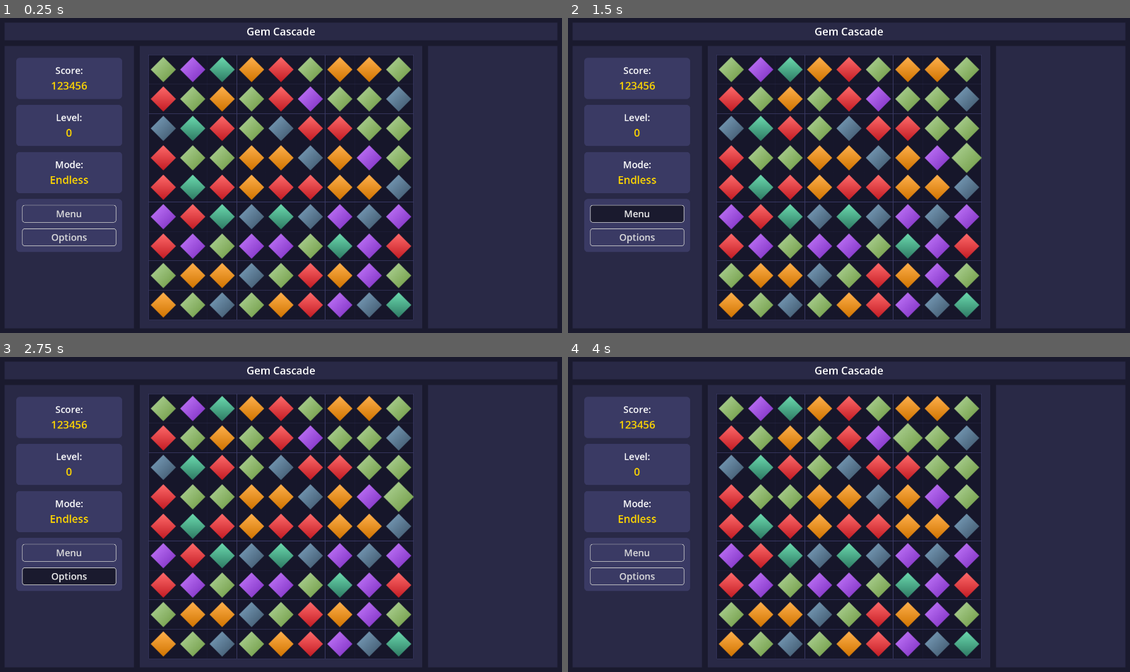
Above: before the commit, frames 1-4 (two rows, left to right).
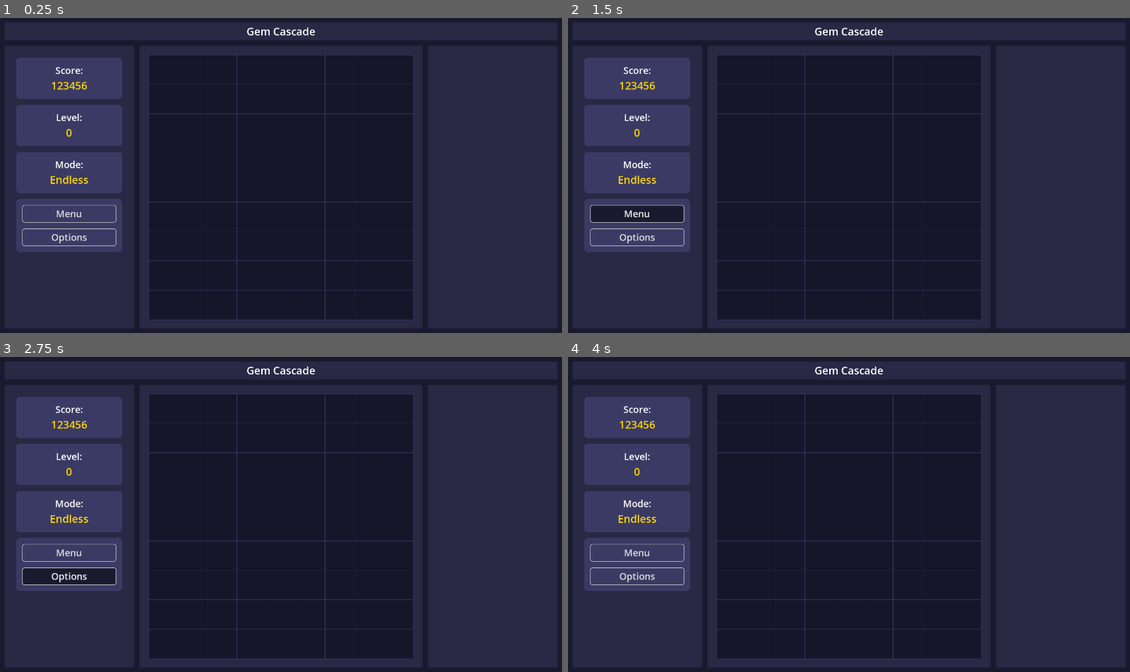
Above: after the commit, the same moments.

Repository: Lorenz-127/GemCascade
Game: Godot game, scene res://scenes/main/Main.tscn
The game is run twice, just before and just after one commit, with the same random seed, the same clock (stepped at 60 frames per second) and the same inputs.
Inputs (mouse positions are in pixels of both pictures, inside the frame that each line leads up to):
- Up to frame 1 (0.25 s): no input
- Up to frame 2 (1.5 s): tap Enter at 0.5 s; move the mouse to (972, 159) at 0.52 s; hold Right mouse button (gem_deselect) 0.53-1.25 s; click (972, 159) at 0.8 s; click "Menu" at 1.25 s
- Up to frame 3 (2.75 s): click "Options" at 2 s
- Up to frame 4 (4 s): tap Space at 2.75 s; move the mouse to (736, 530) at 2.77 s; click (736, 530) at 2.85 s; right-click (736, 530) at 3.05 s; tap Enter at 3.5 s; move the mouse to (905, 445) at 3.52 s; hold Right mouse button (gem_deselect) from 3.53 s (still down); click (905, 445) at 3.8 s

The runs differ from the first frame. In frame 1, 15% of the frame differs, in the area x 26-74%, y 12-96%; in frame 2, 16%; in frame 3, 16%; in frame 4, 16%.

Commit message:
feat: Create basic component scene structure and scripts
- Create GameBoard.tscn as main container scene
- Add nodes for each component (GridManager, GemManager, etc.)
- Create initial script templates for all components
- Implement basic class definitions with class_name
- Set up component initialization pattern
- Add signal declarations for component communication

Diff:
--- /dev/null
+++ b/scenes/game/GameBoard.tscn
@@ -0,0 +1,30 @@
+[gd_scene load_steps=8 format=3 uid="uid://cx7p2rekgck0h"]
+
+[ext_resource type="Script" uid="uid://dt22xnxst7g5j" path="res://scenes/game/components/GridManager/grid_manager.gd" id="1_7727t"]
+[ext_resource type="Script" uid="uid://ggu74oa463so" path="res://scenes/game/game_board.gd" id="1_l2lg6"]
+[ext_resource type="Script" uid="uid://c8xsmpcgcnjvh" path="res://scenes/game/components/GemManager/gem_manager.gd" id="2_l2lg6"]
+[ext_resource type="Script" uid="uid://ceuk4bsaruuyy" path="res://scenes/game/components/InputHandler/input_handler.gd" id="3_omrjw"]
+[ext_resource type="Script" uid="uid://b3q0hryq0h3kr" path="res://scenes/game/components/MatchDetector/match_detector.gd" id="4_a1fc0"]
+[ext_resource type="Script" uid="uid://itxwd1mrdexn" path="res://scenes/game/components/BoardController/board_controller.gd" id="5_p38x3"]
+[ext_resource type="Script" uid="uid://bih5mlksunwec" path="res://scenes/game/components/ScoreManager/score_manager.gd" id="6_xdd0y"]
+
+[node name="GameBoard" type="Node2D"]
+script = ExtResource("1_l2lg6")
+
+[node name="GridManager" type="Node2D" parent="."]
+script = ExtResource("1_7727t")
+
+[node name="GemManager" type="Node" parent="."]
+script = ExtResource("2_l2lg6")
+
+[node name="InputHandler" type="Node" parent="."]
+script = ExtResource("3_omrjw")
+
+[node name="MatchDetector" type="Node" parent="."]
+script = ExtResource("4_a1fc0")
+
+[node name="BoardController" type="Node" parent="."]
+script = ExtResource("5_p38x3")
+
+[node name="ScoreManager" type="Node" parent="."]
+script = ExtResource("6_xdd0y")
--- /dev/null
+++ b/scenes/game/components/BoardController/board_controller.gd
@@ -0,0 +1,28 @@
+class_name BoardController
+extends Node
+
+# References
+var game_board
+var grid_manager
+var gem_manager
+var match_detector
+
+# Game states
+enum GameState {WAITING_INPUT, GEM_SELECTED, PROCESSING}
+var current_state = GameState.WAITING_INPUT
+
+# Signals
+signal board_state_changed(state)
+signal board_processing_complete()
+
+func _ready():
+	game_board = get_parent()
+
+func initialize(grid_mgr, gem_mgr, match_det):
+	grid_manager = grid_mgr
+	gem_manager = gem_mgr
+	match_detector = match_det
+
+func process_turn_sequence():
+	# Turn sequence processing logic
+	pass
--- /dev/null
+++ b/scenes/game/components/GemManager/gem_manager.gd
@@ -0,0 +1,28 @@
+class_name GemManager
+extends Node
+
+# References
+var game_board
+var grid_manager
+
+# Gem types
+var possible_gems = []
+var gem_pool = []
+
+func _ready():
+	game_board = get_parent()
+
+func initialize(grid_mgr):
+	grid_manager = grid_mgr
+	load_gem_resources()
+
+func load_gem_resources():
+	# Load gem scene resources
+	possible_gems = [
+		preload("res://assets/components/GemManager/gems/blue_tile.svg"),
+		preload("res://assets/components/GemManager/gems/green_tile.svg"),
+		preload("res://assets/components/GemManager/gems/purple_tile.svg"),
+		preload("res://assets/components/GemManager/gems/red_tile.svg"),
+		preload("res://assets/components/GemManager/gems/teal_tile.svg"),
+		preload("res://assets/components/GemManager/gems/yellow_tile.svg")
+	]
--- /dev/null
+++ b/scenes/game/components/GridManager/grid_manager.gd
@@ -0,0 +1,29 @@
+class_name GridManager
+extends Node2D
+
+# Properties
+@export var grid_width: int = 9
+@export var grid_height: int = 9
+@export var cell_size: float = 100.0
+
+# References
+var game_board
+
+# Internal data
+var grid = []
+
+func _ready():
+	game_board = get_parent()
+
+func initialize():
+	grid = make_2d_array()
+	# Additional initialization logic
+
+# Creates a 2D array to represent the game grid
+func make_2d_array():
+	var array = []
+	for i in grid_width:
+		array.append([])
+		for j in grid_height:
+			array[i].append(null)
+	return array
--- /dev/null
+++ b/scenes/game/components/InputHandler/input_handler.gd
@@ -0,0 +1,27 @@
+class_name InputHandler
+extends Node
+
+# References
+var game_board
+var grid_manager
+var gem_manager
+
+# Selection state
+var gem_one = null
+var gem_two = null
+
+# Signals
+signal gem_selected(gem)
+signal gem_deselected()
+signal gems_swapped(gem_one, gem_two, valid_swap)
+
+func _ready():
+	game_board = get_parent()
+
+func initialize(grid_mgr, gem_mgr):
+	grid_manager = grid_mgr
+	gem_manager = gem_mgr
+
+func _input(event):
+	# Input handling logic will go here
+	pass
--- /dev/null
+++ b/scenes/game/components/MatchDetector/match_detector.gd
@@ -0,0 +1,22 @@
+class_name MatchDetector
+extends Node
+
+# References
+var game_board
+var grid_manager
+var gem_manager
+
+# Signals
+signal matches_found(matches)
+signal no_matches_found()
+
+func _ready():
+	game_board = get_parent()
+
+func initialize(grid_mgr, gem_mgr):
+	grid_manager = grid_mgr
+	gem_manager = gem_mgr
+
+func check_for_matches():
+	# Match detection logic
+	pass
--- /dev/null
+++ b/scenes/game/components/ScoreManager/score_manager.gd
@@ -0,0 +1,21 @@
+class_name ScoreManager
+extends Node
+
+# References
+var game_board
+var ui_score_label
+
+# Score tracking
+var current_score: int = 0
+var highest_combo: int = 0
+
+# Signals
+signal score_updated(new_score)
+signal high_score_achieved(score)
+
+func _ready():
+	game_board = get_parent()
+
+func initialize():
+	# Find score label in UI
+	pass
--- /dev/null
+++ b/scenes/game/game_board.gd
@@ -0,0 +1,32 @@
+class_name GameBoard
+extends Node2D
+
+# Component references
+@onready var grid_manager: GridManager = $GridManager
+@onready var gem_manager: GemManager = $GemManager
+@onready var input_handler: InputHandler = $InputHandler
+@onready var match_detector: MatchDetector = $MatchDetector
+@onready var board_controller: BoardController = $BoardController
+@onready var score_manager: ScoreManager = $ScoreManager
+
+# Game state
+var game_active: bool = false
+
+func _ready():
+	# Initialize all components in the correct order
+	initialize_components()
+	connect_signals()
+
+func initialize_components():
+	grid_manager.initialize()
+	gem_manager.initialize(grid_manager)
+	match_detector.initialize(grid_manager, gem_manager)
+	input_handler.initialize(grid_manager, gem_manager)
+	board_controller.initialize(grid_manager, gem_manager, match_detector)
+	score_manager.initialize()
+
+func connect_signals():
+	# Connect all component signals
+
+	# Add more signal connections
+	pass
--- a/scenes/game/game_grid.gd
+++ b/scenes/game/game_grid.gd
@@ -9,12 +9,12 @@
 
 
 @onready var possible_gems = [
-	preload("res://scenes/game/gems/RedGem.tscn"),
-	preload("res://scenes/game/gems/BlueGem.tscn"),
-	preload("res://scenes/game/gems/GreenGem.tscn"),
-	preload("res://scenes/game/gems/TealGem.tscn"),
-	preload("res://scenes/game/gems/PurpleGem.tscn"),
-	preload("res://scenes/game/gems/YellowGem.tscn"),
+	preload("res://assets/components/GemManager/gems/blue_tile.svg"),
+	preload("res://assets/components/GemManager/gems/green_tile.svg"),
+	preload("res://assets/components/GemManager/gems/purple_tile.svg"),
+	preload("res://assets/components/GemManager/gems/red_tile.svg"),
+	preload("res://assets/components/GemManager/gems/teal_tile.svg"),
+	preload("res://assets/components/GemManager/gems/yellow_tile.svg"),
 ]
 
 var all_gems = []
Not shown, added: scenes/game/components/BoardController/board_controller.gd.uid
Not shown, added: scenes/game/components/GemManager/gem_manager.gd.uid
Not shown, added: scenes/game/components/GridManager/grid_manager.gd.uid
Not shown, added: scenes/game/components/InputHandler/input_handler.gd.uid
Not shown, added: scenes/game/components/MatchDetector/match_detector.gd.uid
Not shown, added: scenes/game/components/ScoreManager/score_manager.gd.uid
Not shown, added: scenes/game/game_board.gd.uid
